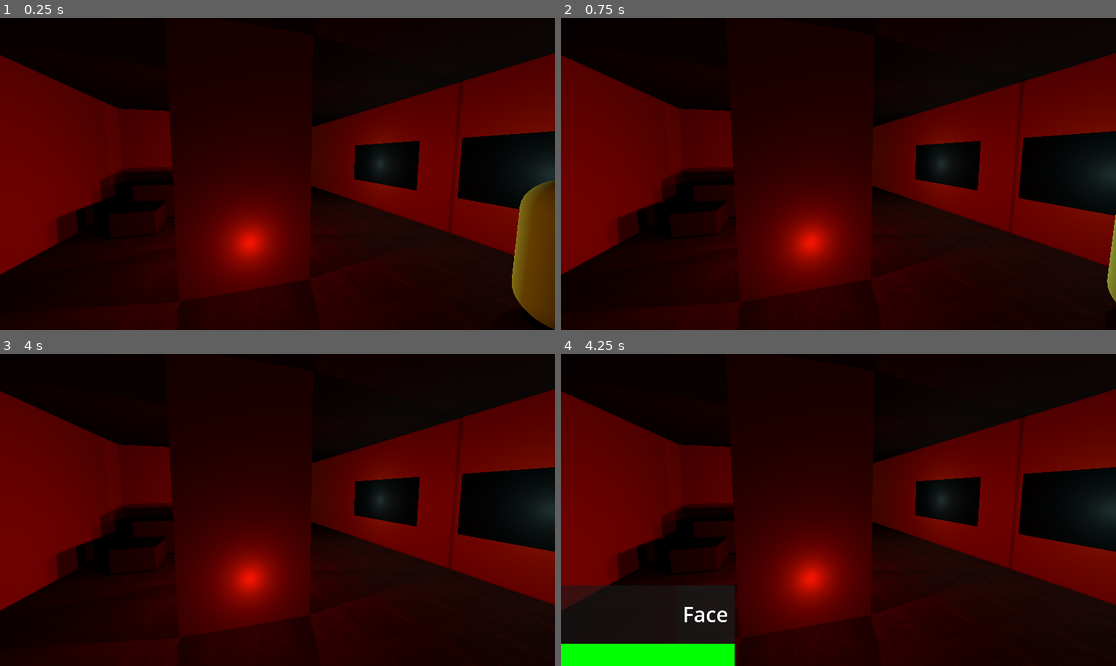
Above: before the commit, frames 1-4 (two rows, left to right).
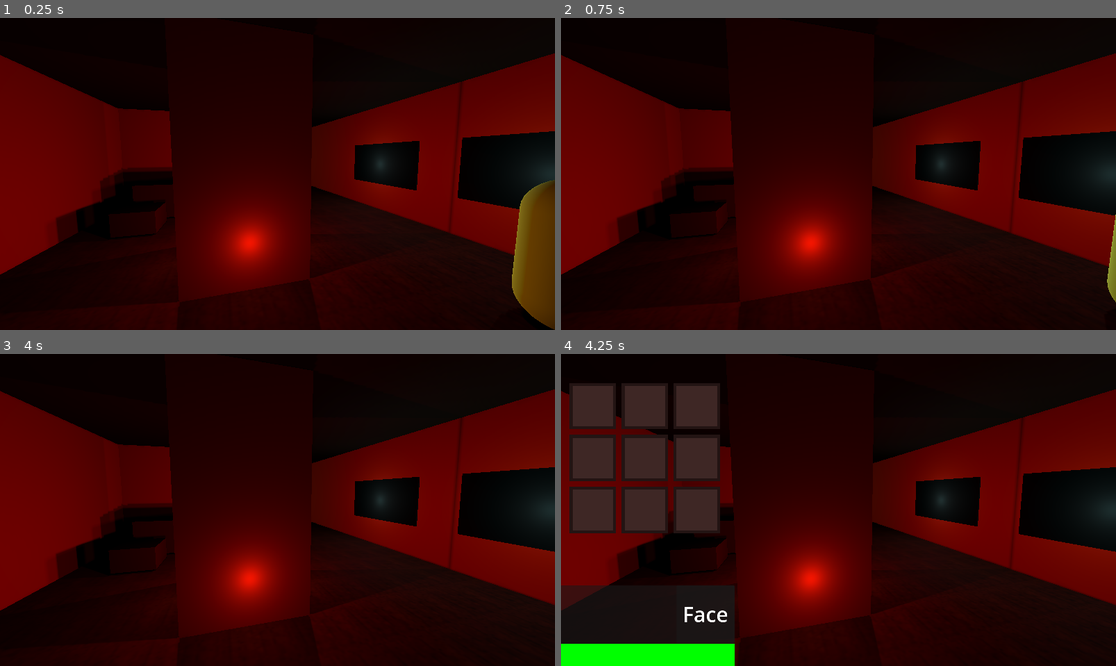
Above: after the commit, the same moments.

Repository: TRMashedelf/i-hate-cabin
Game: Godot game, scene res://Scenes/main.tscn
The game is run twice, just before and just after one commit, with the same random seed, the same clock (stepped at 60 frames per second) and the same inputs.
Inputs (mouse positions are in pixels of both pictures, inside the frame that each line leads up to):
- Up to frame 1 (0.25 s): no input
- Up to frame 2 (0.75 s): tap Enter at 0.5 s; move the mouse to (960, 158) at 0.52 s; hold D (right) from 0.53 s (still down); tap F (interact) at 0.6 s; click (960, 158) at 0.67 s
- Up to frame 3 (4 s): release D (right) at 1.25 s; tap Space at 1.25, 2.75 s; drag from (166, 525) to (249, 572) at 1.27 s; tap Enter at 2, 3.5 s; move the mouse to (333, 441) at 2.02 s; hold D (right) 2.03-2.75 s; hold Shift (sprint) 2.03-2.75 s; click (333, 441) at 2.17 s; tap F (interact) at 2.3, 3.6 s; drag from (249, 572) to (111, 463) at 2.77 s; move the mouse to (444, 556) at 3.52 s; hold A (left) from 3.53 s (still down); click (444, 556) at 3.67 s
- Up to frame 4 (4.25 s): keep holding A (left); tap Tab (inventory) at 4.15 s

Frames 1-3 are identical in both runs. In frame 4, 11% of the frame differs, in the area x 1-29%, y 9-58%.

Commit message:
Finished Inventory
Added swapping, and discarding items.

Diff:
--- /dev/null
+++ b/Scenes/sprite_generator.tscn
@@ -0,0 +1,17 @@
+[gd_scene format=3 uid="uid://b32apsfavmx6x"]
+
+[ext_resource type="PackedScene" uid="uid://251c6lpiumf4" path="res://Objects/Pickups/chinese_bacon.tscn" id="1_ln2jc"]
+[ext_resource type="Script" uid="uid://m1wevtkvjjpc" path="res://Scripts/sprite_generator.gd" id="1_ub6vh"]
+
+[node name="SpriteGenerator" type="SubViewport" unique_id=1416220504]
+transparent_bg = true
+size = Vector2i(140, 140)
+script = ExtResource("1_ub6vh")
+
+[node name="ChineseBacon" parent="." unique_id=868920180 instance=ExtResource("1_ln2jc")]
+transform = Transform3D(0.8961769, 0.18325084, -0.40408674, -0.443697, 0.37012917, -0.8161725, 0, 0.910727, 0.41300908, 0, 0, 0.789014)
+
+[node name="Camera3D" type="Camera3D" parent="." unique_id=1633828397]
+transform = Transform3D(1, 0, 0, 0, 1, 0, 0, 0, 1, 0, 0, 2.2439563)
+projection = 1
+size = 0.425
--- a/Scenes/test_level.tscn
+++ b/Scenes/test_level.tscn
@@ -6,6 +6,7 @@
 [ext_resource type="PackedScene" uid="uid://brcqxuihp30lv" path="res://Objects/Player/player.tscn" id="2_eglq2"]
 [ext_resource type="PackedScene" uid="uid://cfnnt3rfdnte6" path="res://Objects/Pickups/item_pickup.tscn" id="5_btda1"]
 [ext_resource type="PackedScene" uid="uid://251c6lpiumf4" path="res://Objects/Pickups/chinese_bacon.tscn" id="6_xq3o0"]
+[ext_resource type="Texture2D" uid="uid://dl6y70hfxopgl" path="res://Textures/Chinese_Bacon_icon.png" id="7_xq3o0"]
 
 [sub_resource type="StandardMaterial3D" id="StandardMaterial3D_lpde8"]
 albedo_color = Color(0.46809137, 0.27521372, 0.2149598, 1)
@@ -238,6 +239,7 @@
 item_type = "food"
 item_name = "Chinese Bacon"
 item_model = ExtResource("6_xq3o0")
+item_icon_texture = ExtResource("7_xq3o0")
 item_description = "Restores a small portion of hunger"
 
 [connection signal="body_entered" from="Cameras/Camera1/Area3D" to="Cameras/Camera1/Area3D" method="enter_trigger"]
--- a/Scripts/Global.gd
+++ b/Scripts/Global.gd
@@ -5,9 +5,10 @@
 signal inventory_updated
 
 var player_node: Node = null
+@onready var inventory_slot_scene = preload("res://UI/inventory_slot.tscn")
 
 func _ready() -> void:
-	inventory.resize(8)
+	inventory.resize(9)
 
 func add_item(item):
 	for i in range(inventory.size()):
@@ -23,11 +24,30 @@
 			return true
 		return false
 
-func remove_item():
-	inventory_updated.emit()
+func remove_item(item_type, item_description):
+	for i in range(inventory.size()):
+		if inventory[i] != null and inventory[i]["type"] == item_type and inventory[i]["description"] == item_description:
+			inventory[i]["quantity"] -= 1
+			if inventory[i]["quantity"] <= 0:
+				inventory[i] = null
+			inventory_updated.emit()
+			return true
+	return false
+
+
 
 func increase_inventory_size():
 	inventory_updated.emit()
 
 func set_player_reference(player):
 	player_node = player
+
+func swap_inventory_items(index1, index2):
+	if index1 < 0 or index1 > inventory.size() or index2 < 0 or index2 > inventory.size():
+		return false
+
+	var temp = inventory[index1]
+	inventory[index1] = inventory[index2]
+	inventory[index2] = temp
+	inventory_updated.emit()
+	return true
--- /dev/null
+++ b/Scripts/inventory_slot.gd
@@ -0,0 +1,64 @@
+extends Control
+
+
+@onready var icon = $InnerBorder/ItemIcon
+@onready var quantity_label = $InnerBorder/ItemQuantity
+@onready var details_panel = $DetailsPanel
+@onready var item_description_label =$DetailsPanel/Description
+@onready var item_name_label = $DetailsPanel/ItemName
+@onready var item_type_label = $DetailsPanel/ItemType
+@onready var usage_panel = $UsagePanel
+@onready var outer_border = $OuterBorder
+
+var item = null
+
+signal drag_start(slot)
+signal drag_end()
+
+
+
+func _on_item_button_mouse_entered() -> void:
+	if item != null:
+		usage_panel.visible = false
+		details_panel.visible = true
+
+
+func _on_item_button_mouse_exited() -> void:
+	details_panel.visible = false
+
+
+func set_empty():
+	icon.texture = null
+	quantity_label.text = ""
+
+func set_item(new_item):
+	item = new_item
+	icon.texture = new_item["icon"]
+	quantity_label.text = str(item["quantity"])
+	item_name_label.text = str(item["name"])
+	item_type_label.text = str(item["type"])
+	if item["description"] != "":
+		item_description_label.text = str(item["description"])
+	else:
+		item_description_label.text = ""
+
+
+func _on_discard_pressed() -> void:
+	if item != null:
+		Global.remove_item(item["type"], item["description"])
+		usage_panel.visible = false
+
+
+
+func _on_item_button_gui_input(event: InputEvent) -> void:
+	if event is InputEventMouseButton:
+		if event.button_index == MOUSE_BUTTON_LEFT and event.is_pressed():
+			if item != null:
+				usage_panel.visible = !usage_panel.visible
+		if event.button_index == MOUSE_BUTTON_RIGHT:
+			if event.is_pressed():
+				outer_border.modulate = Color(1, 1, 0)
+				drag_start.emit(self)
+			else:
+				outer_border.modulate = Color(1, 1, 1)
+				drag_end.emit()
--- a/Scripts/inventory_ui.gd
+++ b/Scripts/inventory_ui.gd
@@ -1,6 +1,8 @@
 extends Control
 
-@onready var grid_container = $VScrollBar/GridContainer
+@onready var grid_container = $GridContainer
+
+var dragged_slot = null
 
 
 func _ready() -> void:
@@ -10,6 +12,15 @@
 
 func _on_inventory_updated():
 	clear_grid_container()
+	for item in Global.inventory:
+		var slot = Global.inventory_slot_scene.instantiate()
+		slot.drag_start.connect(_on_drag_start)
+		slot.drag_end.connect(_on_drag_end)
+		grid_container.add_child(slot)
+		if item != null:
+			slot.set_item(item)
+		else:
+			slot.set_empty()
 
 
 
@@ -18,3 +29,39 @@
 		var child = grid_container.get_child(0)
 		grid_container.remove_child(child)
 		child.queue_free()
+
+
+func _on_drag_start(slot_control: Control):
+	dragged_slot = slot_control
+	print("Drag started for slot: ", dragged_slot)
+
+func _on_drag_end():
+	var target_slot = get_slot_under_mouse()
+	if target_slot and dragged_slot != target_slot:
+		drop_slot(dragged_slot, target_slot)
+	dragged_slot = null
+
+func get_slot_under_mouse() -> Control:
+	var mouse_position = get_global_mouse_position()
+	for slot in grid_container.get_children():
+		var slot_rect = Rect2(slot.global_position, slot.size)
+		if slot_rect.has_point(mouse_position):
+			return slot
+	return null
+
+func get_slot_index(slot: Control) -> int:
+	for i in range(grid_container.get_child_count()):
+		if grid_container.get_child(i) == slot:
+			return i
+	return -1
+
+func drop_slot(slot1: Control, slot2: Control):
+	var slot1_index = get_slot_index(slot1)
+	var slot2_index = get_slot_index(slot2)
+	if slot1_index == -1 or slot2_index == -1:
+		print("ERROR: Invalid slots found")
+		return
+	else:
+		if Global.swap_inventory_items(slot1_index, slot2_index):
+			print("Swapping slot items: ", slot1, slot2_index)
+			_on_inventory_updated()
--- a/Scripts/item_pickup.gd
+++ b/Scripts/item_pickup.gd
@@ -5,6 +5,7 @@
 @export var item_type = ""
 @export var item_name = ""
 @export var item_model: PackedScene
+@export var item_icon_texture: Texture2D
 @export var item_description = ""
 var scene_path: String = "res://Objects/Pickups/item_pickup.tscn"
 
@@ -35,6 +36,7 @@
 		"name": item_name,
 		"description": item_description,
 		"model": item_model,
+		"icon": item_icon_texture,
 		"scene_path": scene_path,
 	}
 	if Global.player_node:
--- /dev/null
+++ b/Scripts/sprite_generator.gd
@@ -0,0 +1,6 @@
+@tool
+extends SubViewport
+
+@export_tool_button("Generate Sprite")
+var generate_sprite = func():
+	get_texture().get_image().save_png("user://sprite.png")
--- a/UI/hud.tscn
+++ b/UI/hud.tscn
@@ -25,24 +25,19 @@
 mouse_filter = 2
 script = ExtResource("1_ne75i")
 
-[node name="VScrollBar" type="VScrollBar" parent="Inventory_UI" unique_id=410322996]
-modulate = Color(1, 1, 1, 0)
+[node name="GridContainer" type="GridContainer" parent="Inventory_UI" unique_id=1086623081]
 layout_mode = 1
 anchors_preset = 15
 anchor_right = 1.0
 anchor_bottom = 1.0
+offset_left = 30.0
+offset_top = 100.0
+offset_right = 30.0
 grow_horizontal = 2
 grow_vertical = 2
-mouse_filter = 1
-
-[node name="GridContainer" type="GridContainer" parent="Inventory_UI/VScrollBar" unique_id=1086623081]
-layout_mode = 1
-anchors_preset = 15
-anchor_right = 1.0
-anchor_bottom = 1.0
-grow_horizontal = 2
-grow_vertical = 2
-columns = 2
+theme_override_constants/h_separation = 20
+theme_override_constants/v_separation = 20
+columns = 3
 
 [node name="Status" type="Control" parent="." unique_id=1227483993]
 layout_mode = 1
--- /dev/null
+++ b/UI/inventory_slot.tscn
@@ -0,0 +1,159 @@
+[gd_scene format=3 uid="uid://t01p54k4yi33"]
+
+[ext_resource type="Script" uid="uid://cutj7xlier8oa" path="res://Scripts/inventory_slot.gd" id="1_hmrqk"]
+[ext_resource type="Texture2D" uid="uid://dl6y70hfxopgl" path="res://Textures/Chinese_Bacon_icon.png" id="2_phof1"]
+
+[sub_resource type="LabelSettings" id="LabelSettings_hmrqk"]
+font_size = 40
+font_color = Color(0.80049086, 0.80049074, 0.80049074, 1)
+
+[sub_resource type="StyleBoxEmpty" id="StyleBoxEmpty_hmrqk"]
+
+[sub_resource type="LabelSettings" id="LabelSettings_phof1"]
+font_size = 32
+font_color = Color(0.80049086, 0.80049074, 0.80049074, 1)
+
+[sub_resource type="LabelSettings" id="LabelSettings_t7war"]
+font_size = 32
+font_color = Color(0.80049086, 0.80049074, 0.80049074, 1)
+
+[sub_resource type="LabelSettings" id="LabelSettings_5672o"]
+font_color = Color(0.80049086, 0.80049074, 0.80049074, 1)
+
+[node name="Inventory_Slot" type="Control" unique_id=571407414]
+custom_minimum_size = Vector2(160, 160)
+layout_mode = 3
+anchors_preset = 0
+offset_right = 160.0
+offset_bottom = 160.0
+script = ExtResource("1_hmrqk")
+
+[node name="OuterBorder" type="ColorRect" parent="." unique_id=763398950]
+layout_mode = 1
+anchors_preset = 15
+anchor_right = 1.0
+anchor_bottom = 1.0
+grow_horizontal = 2
+grow_vertical = 2
+color = Color(0.13752344, 0.078376584, 0.07517246, 1)
+
+[node name="InnerBorder" type="ColorRect" parent="." unique_id=933547014]
+layout_mode = 1
+anchors_preset = 8
+anchor_left = 0.5
+anchor_top = 0.5
+anchor_right = 0.5
+anchor_bottom = 0.5
+offset_left = -70.0
+offset_top = -70.0
+offset_right = 70.0
+offset_bottom = 70.0
+grow_horizontal = 2
+grow_vertical = 2
+color = Color(0.2435329, 0.15281525, 0.14674121, 1)
+metadata/_edit_use_anchors_ = true
+
+[node name="ItemQuantity" type="Label" parent="InnerBorder" unique_id=1938789390]
+layout_mode = 0
+offset_right = 40.0
+offset_bottom = 23.0
+text = "1"
+label_settings = SubResource("LabelSettings_hmrqk")
+horizontal_alignment = 1
+
+[node name="ItemIcon" type="Sprite2D" parent="InnerBorder" unique_id=597566332]
+position = Vector2(70, 70)
+texture = ExtResource("2_phof1")
+
+[node name="ItemButton" type="Button" parent="." unique_id=1499076992]
+layout_mode = 1
+anchors_preset = 15
+anchor_right = 1.0
+anchor_bottom = 1.0
+grow_horizontal = 2
+grow_vertical = 2
+theme_override_styles/normal = SubResource("StyleBoxEmpty_hmrqk")
+
+[node name="DetailsPanel" type="ColorRect" parent="." unique_id=1337684335]
+visible = false
+layout_mode = 0
+offset_top = -135.0
+offset_right = 300.0
+offset_bottom = -5.0
+color = Color(0.13752344, 0.078376584, 0.07517246, 1)
+
+[node name="ItemName" type="Label" parent="DetailsPanel" unique_id=1463710359]
+layout_mode = 1
+offset_left = 5.0
+offset_right = 45.0
+offset_bottom = 23.0
+text = "NAME"
+label_settings = SubResource("LabelSettings_phof1")
+
+[node name="ItemType" type="Label" parent="DetailsPanel" unique_id=1642449139]
+layout_mode = 1
+anchors_preset = 4
+anchor_top = 0.5
+anchor_bottom = 0.5
+offset_left = 5.0
+offset_top = -11.5
+offset_right = 45.0
+offset_bottom = 11.5
+grow_vertical = 2
+text = "TYPE"
+label_settings = SubResource("LabelSettings_t7war")
+
+[node name="Description" type="Label" parent="DetailsPanel" unique_id=2105333041]
+layout_mode = 1
+anchors_preset = 2
+anchor_top = 1.0
+anchor_bottom = 1.0
+offset_left = 5.0
+offset_top = -50.0
+offset_right = 95.0
+grow_vertical = 0
+text = "Description"
+label_settings = SubResource("LabelSettings_5672o")
+vertical_alignment = 1
+
+[node name="UsagePanel" type="ColorRect" parent="." unique_id=568239152]
+visible = false
+layout_mode = 0
+offset_top = -135.0
+offset_right = 300.0
+offset_bottom = -5.0
+color = Color(0.13752344, 0.078376584, 0.07517246, 1)
+
+[node name="Use" type="Button" parent="UsagePanel" unique_id=2096416041]
+layout_mode = 1
+anchors_preset = 5
+anchor_left = 0.5
+anchor_right = 0.5
+offset_left = -115.0
+offset_top = 10.0
+offset_right = 115.0
+offset_bottom = 53.0
+grow_horizontal = 2
+theme_override_font_sizes/font_size = 32
+text = "Use"
+
+[node name="Discard" type="Button" parent="UsagePanel" unique_id=1582527398]
+layout_mode = 1
+anchors_preset = 7
+anchor_left = 0.5
+anchor_top = 1.0
+anchor_right = 0.5
+anchor_bottom = 1.0
+offset_left = -115.0
+offset_top = -59.0
+offset_right = 115.0
+offset_bottom = -6.0
+grow_horizontal = 2
+grow_vertical = 0
+theme_override_font_sizes/font_size = 32
+text = "Discard"
+
+[connection signal="gui_input" from="ItemButton" to="." method="_on_item_button_gui_input"]
+[connection signal="mouse_entered" from="ItemButton" to="." method="_on_item_button_mouse_entered"]
+[connection signal="mouse_exited" from="ItemButton" to="." method="_on_item_button_mouse_exited"]
+[connection signal="pressed" from="UsagePanel/Discard" to="." method="_on_discard_pressed"]
Not shown, added: Scripts/inventory_slot.gd.uid
Not shown, added: Scripts/sprite_generator.gd.uid
Binary file added: Textures/Chinese_Bacon_icon.png
Not shown, added: Textures/Chinese_Bacon_icon.png.import
